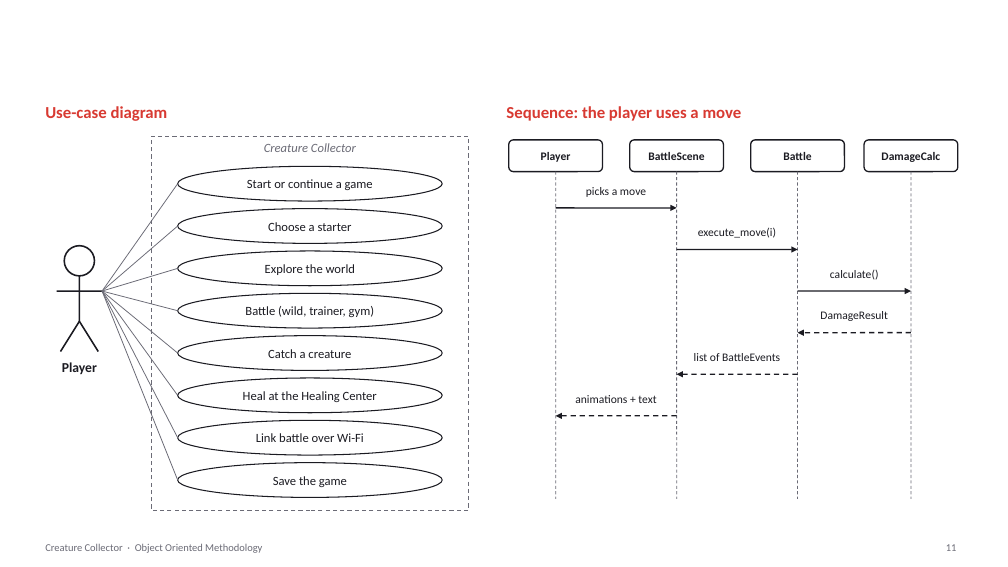
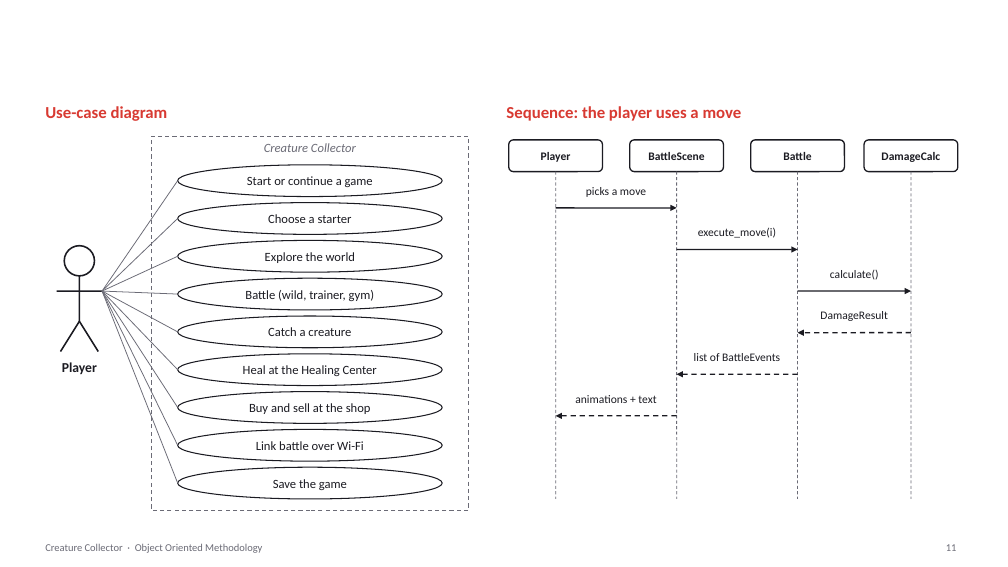
Before and after one commit to psdoom14/creature-collector, a slide deck: slide 11 of docs/presentation/CreatureCollector.pptx. Drawn at 1008x567 pixels with LibreOffice and Linux fonts; fonts in the diff are those of the drawing; background and template pictures are left out. Boxes give left, top, right and bottom in pixels: in the first picture for what was removed or moved away, otherwise in the second. Text is boxed around its words. In the diff, an @@ line names an element or a change of style, - is before the commit and + after.

```diff
--- a/docs/presentation/CreatureCollector.pptx
+++ b/docs/presentation/CreatureCollector.pptx
@@ ellipse: place and size @@
-ellipse at [178, 166, 442, 201]
+ellipse at [178, 165, 442, 197]
@@ 1 text, 1 line, 1 ellipse: place and size @@
-1 text, 1 line, 1 ellipse at [102, 184, 442, 291]
+1 text, 1 line, 1 ellipse at [102, 181, 442, 291]
@@ line moved from (102, 291) - (178, 226) to (102, 291) - (178, 219) @@
@@ line moved from (102, 291) - (178, 268) to (102, 291) - (178, 256) @@
@@ text "Explore the world": place and size @@
-text "Explore the world" at [265, 264, 355, 275]
+text "Explore the world" at [265, 252, 355, 263]
@@ ellipse: place and size @@
-ellipse at [178, 251, 442, 286]
+ellipse at [178, 240, 442, 272]
@@ line moved from (102, 291) - (178, 480) to (102, 291) - (178, 483) @@
@@ line moved from (102, 291) - (178, 438) to (102, 291) - (178, 445) @@
@@ line moved from (102, 291) - (178, 395) to (102, 291) - (178, 408) @@
@@ line moved from (102, 291) - (178, 353) to (102, 291) - (178, 370) @@
@@ line moved from (102, 291) - (178, 311) to (102, 291) - (178, 294) @@
@@ line added from (102, 291) to (178, 332), #6B6B76 0.75 pt @@
@@ text "Battle (wild, trainer, gym)": place and size @@
-text "Battle (wild, trainer, gym)" at [245, 306, 374, 317]
+text "Battle (wild, trainer, gym)" at [245, 290, 374, 301]
@@ ellipse: place and size @@
-ellipse at [178, 293, 442, 328]
+ellipse at [178, 278, 442, 310]
@@ text "Catch a creature": place and size @@
-text "Catch a creature" at [268, 349, 351, 358]
+text "Catch a creature" at [268, 327, 351, 336]
@@ ellipse added at [178, 316, 442, 348], fill #FFFFFF, outline #1B1B22 1 pt @@
@@ text "Heal at the Healing Center": place and size @@
-text "Heal at the Healing Center" at [243, 391, 377, 402]
+text "Heal at the Healing Center" at [243, 365, 377, 376]
@@ ellipse: place and size @@
-ellipse at [178, 336, 442, 371]
+ellipse at [178, 354, 442, 386]
@@ ellipse: place and size @@
-ellipse at [178, 378, 442, 413]
+ellipse at [178, 392, 442, 423]
@@ text added at [249, 403, 371, 414], 12 pt, text #1B1B22 @@
+Buy and sell at the shop
@@ text "Link battle over Wi-Fi": place and size @@
-text "Link battle over Wi-Fi" at [256, 433, 364, 442]
+text "Link battle over Wi-Fi" at [256, 441, 364, 450]
@@ ellipse: place and size @@
-ellipse at [178, 420, 442, 455]
+ellipse at [178, 430, 442, 461]
@@ ellipse: place and size @@
-ellipse at [178, 463, 442, 498]
+ellipse at [178, 467, 442, 499]
```
Also in this commit, not shown: 9 other slides changed, 3 slides added, 2 slides removed, 3 other files.
